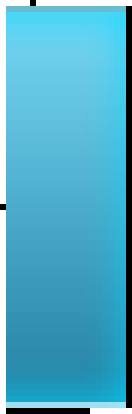
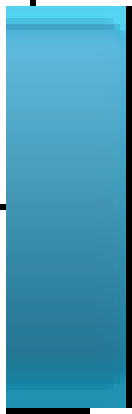
The second 132x414 image is a revision of the first. Changes to its layers:
moved "Default" (1st of 2, in "Bryan") into group "Bryan" over left=6, top=6, right=126, bottom=408
added group "Kory V2" with 4 layers above "Background" over left=6, top=6, right=126, bottom=408
added layer "Pressed and Focused" in group "Kory V2" over left=6, top=6, right=126, bottom=408
